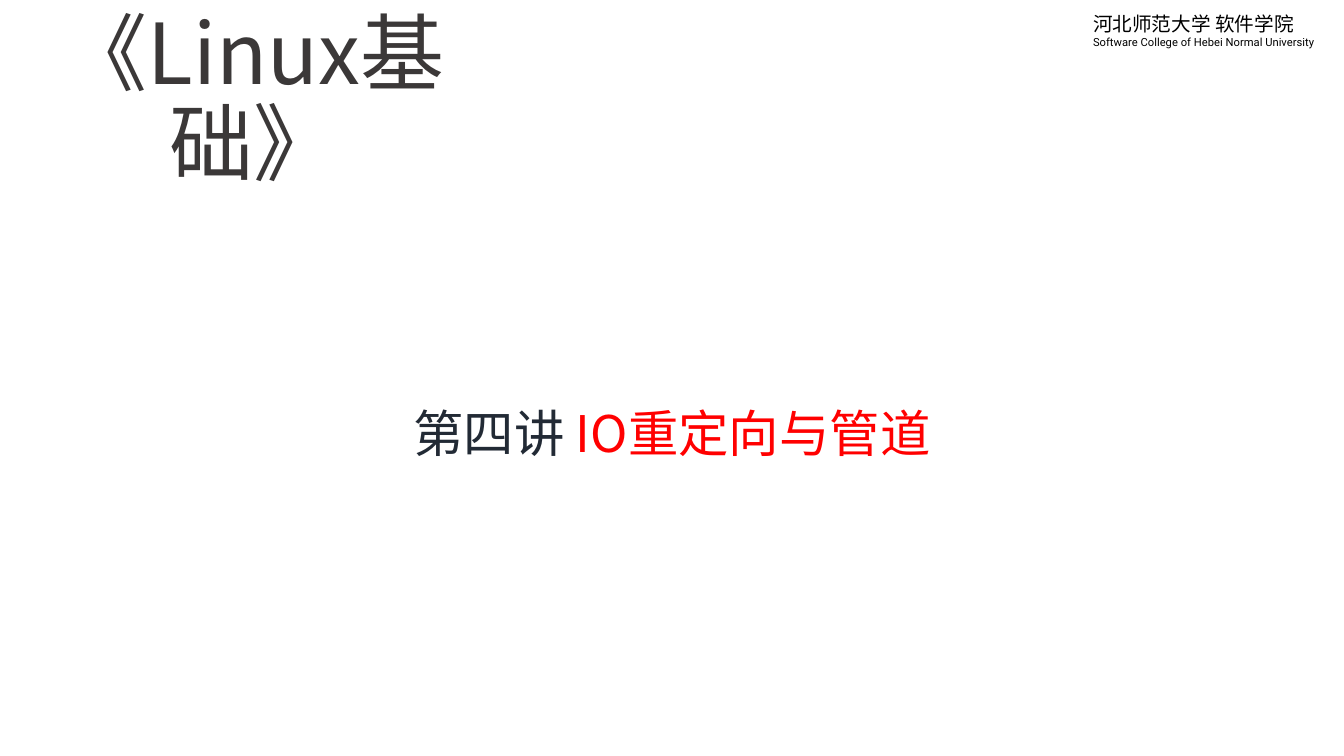
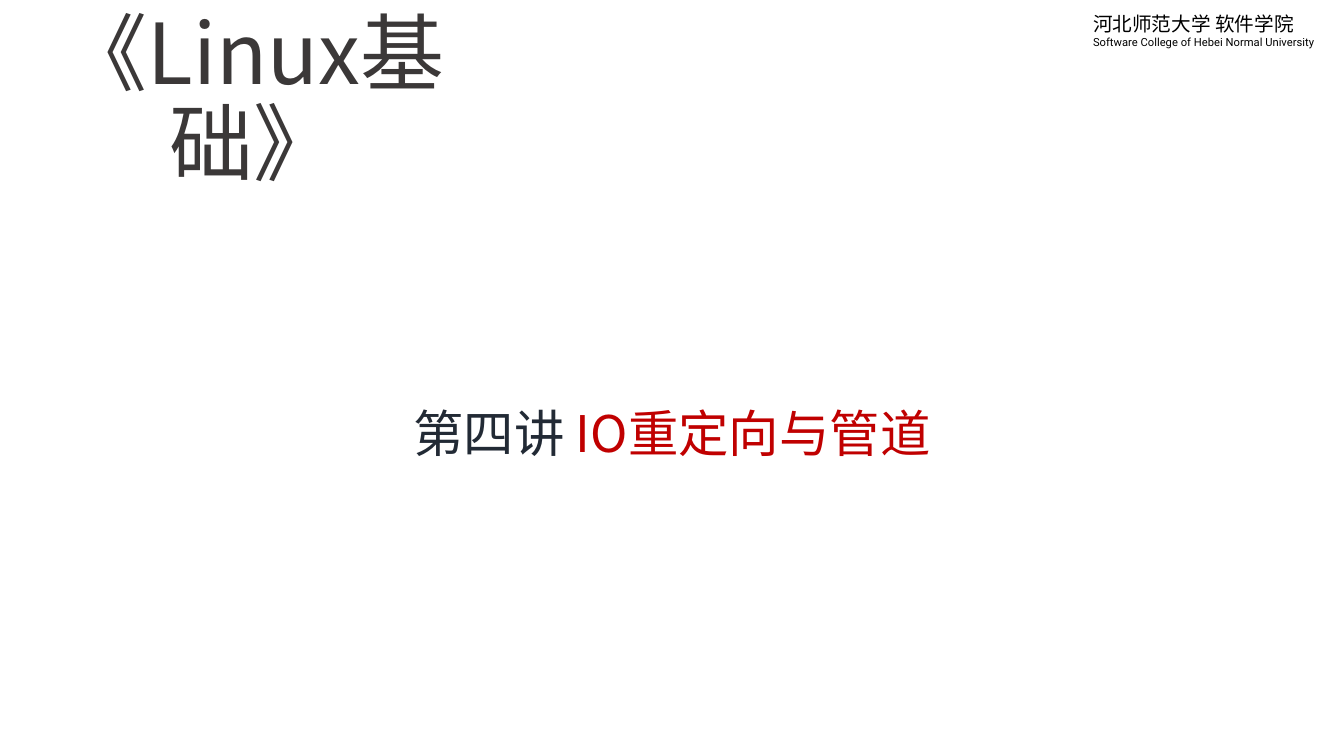
Before and after one commit to edu2act/course-linux-system, a slide deck: slide 1 of materials/slides/ch04-io-redrection-and-pipe.pptx. Drawn at 1344x756 pixels with LibreOffice and Linux fonts; fonts in the diff are those of the drawing; background and template pictures are left out. Boxes give left, top, right and bottom in pixels: in the first picture for what was removed or moved away, otherwise in the second. Text is boxed around its words. In the diff, an @@ line names an element or a change of style, - is before the commit and + after.

```diff
--- a/materials/slides/ch04-io-redrection-and-pipe.pptx
+++ b/materials/slides/ch04-io-redrection-and-pipe.pptx
@@ subtitle "第四讲 IO重定向与管道" at [413,409,931,456]: text colour #FF0000 to #C00000 in "IO重定向与管道" @@
```
Also in this commit, not shown: 3 other slides changed, 1 slide added, 15 other files.
